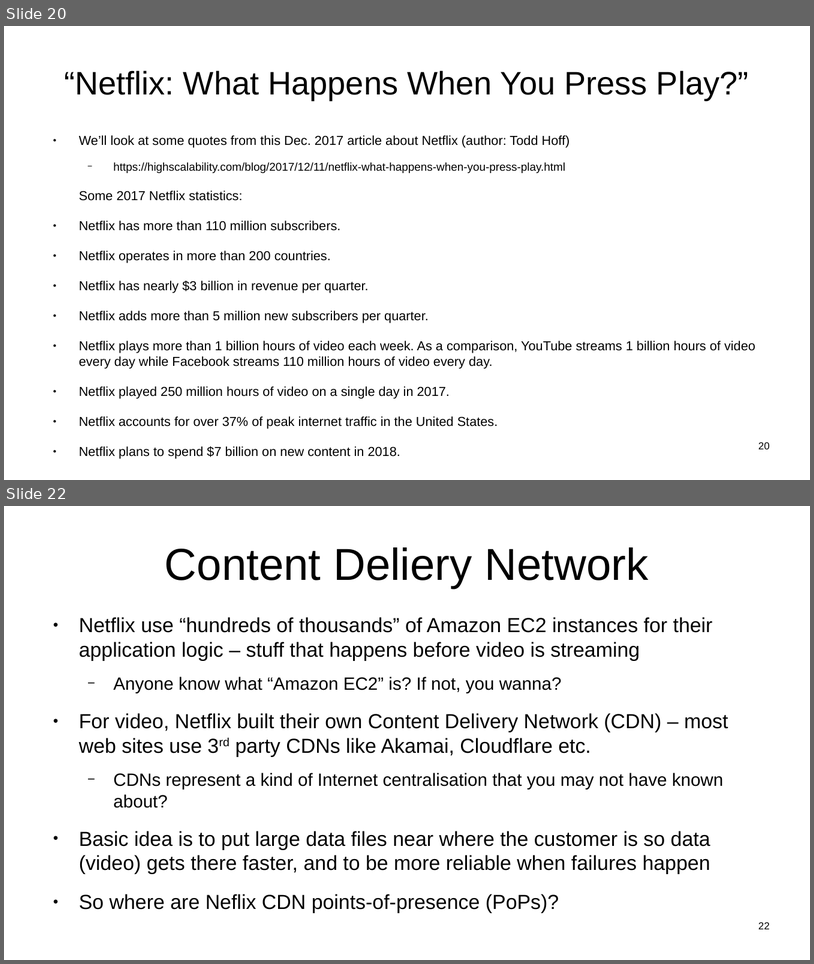
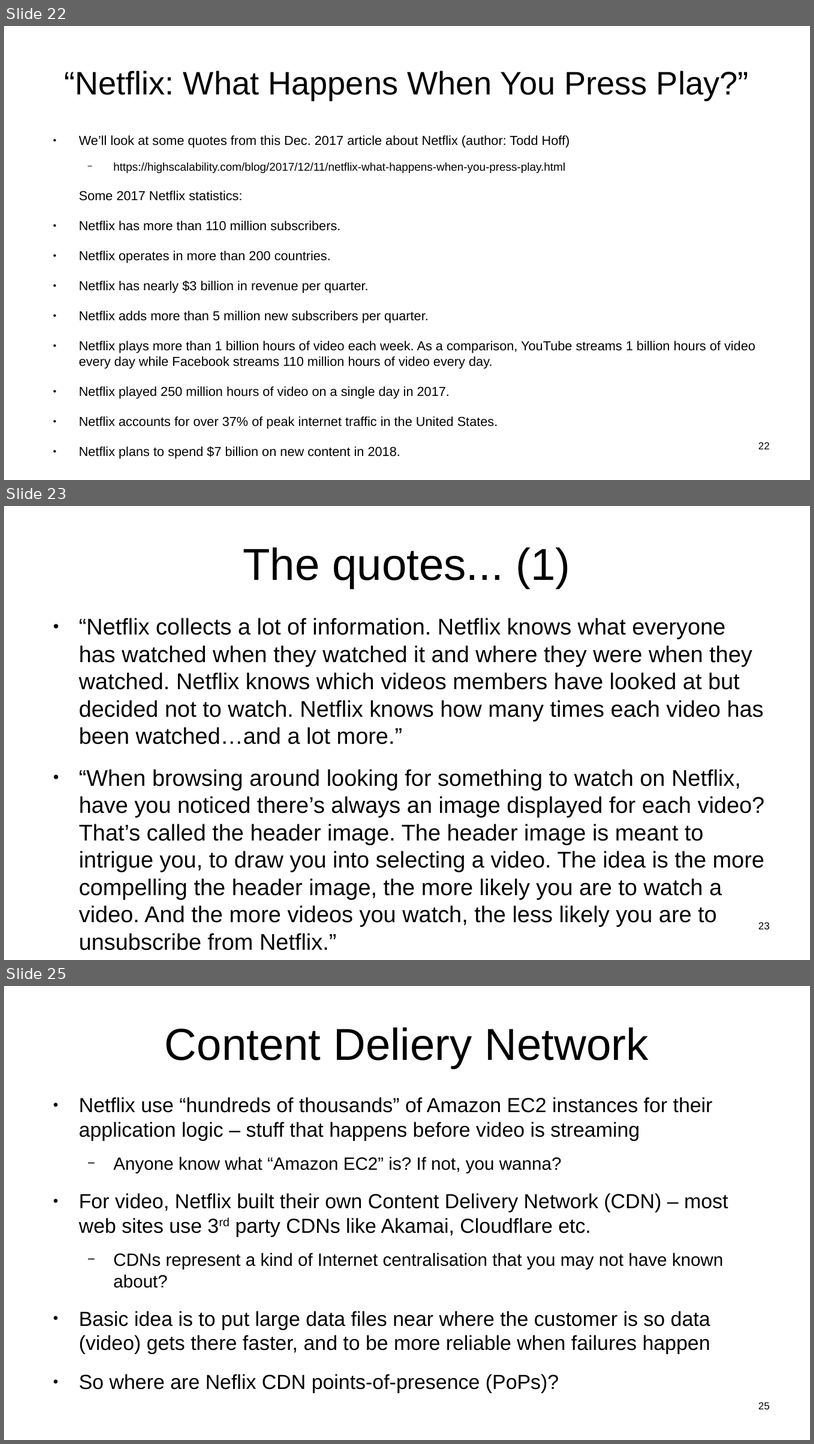
Before and after one commit to sftcd/witidtm, a slide deck: lectures/200-web.odp. Shown one above the other, each under a label of ours: slides 20 and 22 before the commit, slides 22, 23 and 25 after it; the slides between them are not shown. The pictures are 814x964 and 814x1444 pixels, drawn with LibreOffice and Linux fonts; fonts in the diff are those of the drawing. Boxes give left, top, right and bottom in pixels: in the first picture for what was removed or moved away, otherwise in the second. Text is boxed around its words. In the diff, an @@ line names an element or a change of style, - is before the commit and + after.

```diff
--- a/lectures/200-web.odp
+++ b/lectures/200-web.odp
@@ slide 23 added at (4,506,810,960), background #FFFFFF @@
@@ title added at (243,547,570,588), 44 pt, text #000000 @@
+The quotes... (1)
@@ text added at (79,618,765,950), 22.4 pt, text #000000 @@
+● “Netflix collects a lot of information. Netflix knows what everyone has watched when they watched it and where they were when they watched. Netflix knows which videos members have looked at but decided not to watch. Netflix knows how many times each video has been watched…and a lot more.”
+● “When browsing around looking for something to watch on Netflix, have you noticed there’s always an image displayed for each video? That’s called the header image. The header image is meant to intrigue you, to draw you into selecting a video. The idea is the more compelling the header image, the more likely you are to watch a video. And the more videos you watch, the less likely you are to unsubscribe from Netflix.”
@@ page number added at (759,922,770,929), 10 pt, text #000000 @@
+23
@@ what was slide 20 is now slide 22 @@
@@ page number at (759,442,770,449): text changed @@
-20
+22
@@ what was slide 22 is now slide 25 @@
@@ page number at (759,1402,770,1409): text changed @@
-22
+25
```
Also in this commit, not shown: 6 slides changed, 2 other slides added, 5 other files.
